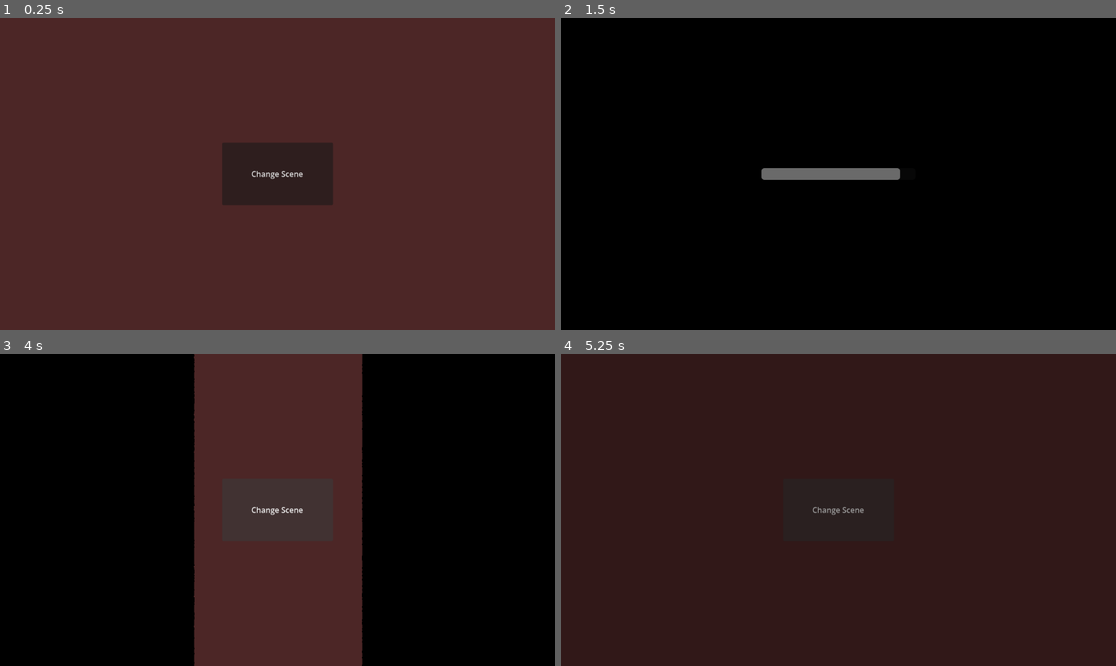
Above: before the commit, frames 1-4 (two rows, left to right).
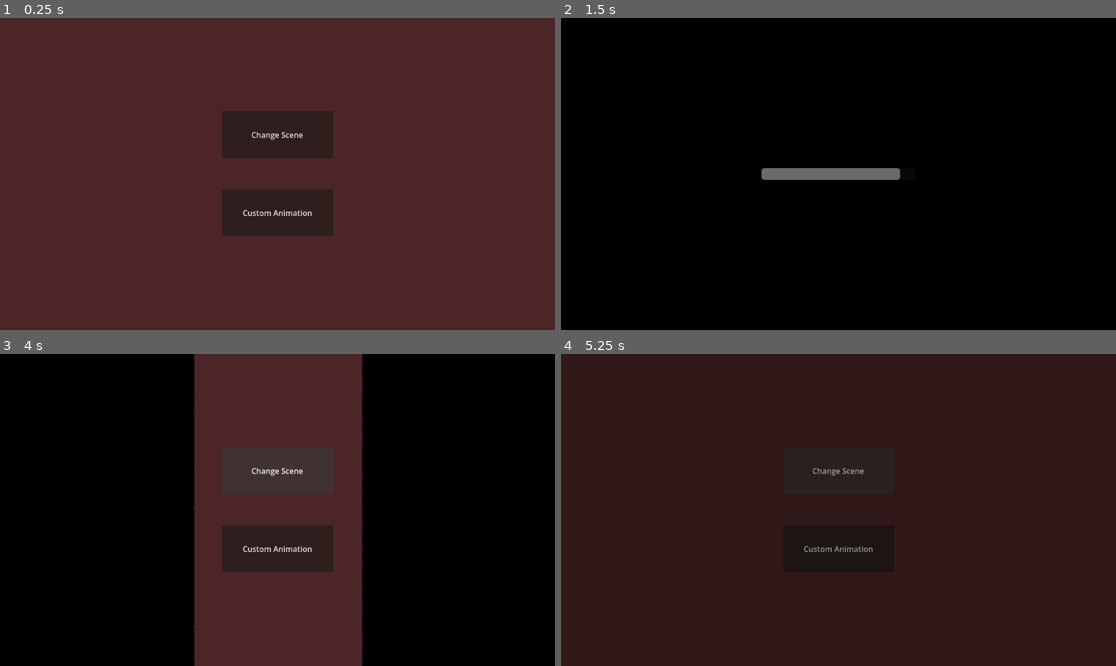
Above: after the commit, the same moments.

Repository: glass-brick/Scene-Manager
Game: Godot game, scene res://demo/test.tscn
Two runs of this game, one before a commit and one after it. Both use one fixed random seed, a clock stepped at 60 frames per second and the inputs below.
Inputs (mouse positions are in pixels of both pictures, inside the frame that each line leads up to):
- Up to frame 1 (0.25 s): no input
- Up to frame 2 (1.5 s): click "Change Scene" at 0.5 s; click (838, 211) at 1.25 s, where only the run after the commit has a clickable "Custom Animation"
- Up to frame 3 (4 s): click "Change Scene" at 2 s; click "Change Scene" at 2.75 s; click "Change Scene" at 3.5 s
- Up to frame 4 (5.25 s): click (838, 547) at 4.25 s, where only the run after the commit has a clickable "Custom Animation"; click "Change Scene" at 5 s

The runs differ from the first frame. In frame 1, 5.8% of the frame differs, in the area x 40-60%, y 30-70%; in frame 2, nothing differs; in frame 3, 2.2%; in frame 4, 0.3%.

Commit message:
demo: show off a custom animation player

Diff:
--- a/demo/_integration_driver.gd
+++ b/demo/_integration_driver.gd
@@ -6,7 +6,7 @@
 	await get_tree().process_frame
 	var failures := []
 
-	await SceneManager.change_scene("res://demo/test2.tscn", {"speed": 20, "wait_time": 0.0})
+	await SceneManager.change_scene("res://demo/test2.tscn", { "speed": 20, "wait_time": 0.0 })
 	_expect(failures, "Level2", "plain change_scene")
 
 	SceneManager.preload_scene("res://demo/test.tscn")
@@ -14,18 +14,42 @@
 	if not SceneManager.is_scene_ready("res://demo/test.tscn"):
 		failures.append("preload_scene did not mark the scene ready")
 
-	await SceneManager.change_scene("res://demo/test.tscn", {
-		"speed": 20, "wait_time": 0.0, "background_loading": true, "pattern": "squares",
-	})
+	await SceneManager.change_scene(
+		"res://demo/test.tscn",
+		{
+			"speed": 20,
+			"wait_time": 0.0,
+			"background_loading": true,
+			"pattern": "squares",
+		},
+	)
 	_expect(failures, "Level1", "background change_scene")
 
-	await SceneManager.change_scene("res://demo/test2.tscn", {
-		"speed": 20, "wait_time": 0.0, "skip_fade_out": true,
-	})
+	await SceneManager.change_scene(
+		"res://demo/test2.tscn",
+		{
+			"speed": 20,
+			"wait_time": 0.0,
+			"skip_fade_out": true,
+		},
+	)
 	_expect(failures, "Level2", "skip_fade_out change_scene")
 
-	await SceneManager.reload_scene({"speed": 20, "wait_time": 0.0})
+	await SceneManager.reload_scene({ "speed": 20, "wait_time": 0.0 })
 	_expect(failures, "Level2", "reload_scene")
+
+	SceneManager.set_animation_player("res://demo/animation_player.tscn")
+	await SceneManager.change_scene(
+		"res://demo/test.tscn",
+		{
+			"speed": 20,
+			"wait_time": 0.0,
+			"animation_name_enter": "roll",
+			"pattern_leave": "squares",
+		},
+	)
+	_expect(failures, "Level1", "custom animation change_scene")
+	SceneManager.set_animation_player(null)
 
 	if failures.is_empty():
 		print("INTEGRATION_OK")
@@ -34,6 +58,7 @@
 			print("INTEGRATION_FAIL: ", failure)
 	get_tree().quit(0 if failures.is_empty() else 1)
 
+
 func _expect(failures: Array, scene_name: String, what: String) -> void:
 	var current = get_tree().current_scene
 	if current == null:
--- /dev/null
+++ b/demo/animation_player.tscn
@@ -0,0 +1,54 @@
+[gd_scene format=3 uid="uid://b3xk1qw8mvnyf"]
+
+[sub_resource type="Animation" id="Animation_reset"]
+resource_name = "RESET"
+length = 0.001
+tracks/0/type = "value"
+tracks/0/imported = false
+tracks/0/enabled = true
+tracks/0/path = NodePath("ColorRect:rotation")
+tracks/0/interp = 1
+tracks/0/loop_wrap = true
+tracks/0/keys = {
+"times": PackedFloat32Array(0),
+"transitions": PackedFloat32Array(1),
+"update": 0,
+"values": [-1.5708]
+}
+
+[sub_resource type="Animation" id="Animation_roll"]
+resource_name = "roll"
+length = 0.5
+tracks/0/type = "value"
+tracks/0/imported = false
+tracks/0/enabled = true
+tracks/0/path = NodePath("ColorRect:rotation")
+tracks/0/interp = 2
+tracks/0/loop_wrap = true
+tracks/0/keys = {
+"times": PackedFloat32Array(0, 0.5),
+"transitions": PackedFloat32Array(1, 1),
+"update": 0,
+"values": [-1.5708, 0.0]
+}
+
+[sub_resource type="AnimationLibrary" id="AnimationLibrary_default"]
+_data = {
+"RESET": SubResource("Animation_reset"),
+"roll": SubResource("Animation_roll")
+}
+
+[node name="AnimationPlayer" type="AnimationPlayer"]
+root_node = NodePath(".")
+libraries = {
+"": SubResource("AnimationLibrary_default")
+}
+
+[node name="ColorRect" type="ColorRect" parent="."]
+anchors_preset = 15
+anchor_right = 1.0
+anchor_bottom = 1.0
+pivot_offset = Vector2(0, 0)
+rotation = -1.5708
+mouse_filter = 2
+color = Color(0.1, 0.05, 0.15, 1)
--- a/demo/test.gd
+++ b/demo/test.gd
@@ -1,21 +1,37 @@
 extends Node
+
+const CustomAnimationPlayer = preload("res://demo/animation_player.tscn")
 
 var internal_variable = 42
 
 
 func _ready():
+	SceneManager.set_animation_player(CustomAnimationPlayer)
 	$CanvasLayer/ColorRect/Button.button_down.connect(_on_button_down)
+	$CanvasLayer/ColorRect/CustomButton.button_down.connect(_on_custom_button_down)
 
 
 func _on_button_down():
 	if not SceneManager.is_transitioning:
 		SceneManager.change_scene(
-				"res://demo/test2.tscn",
-				{
-					"pattern_enter": "fade",
-					"pattern_leave": "squares",
-					"on_tree_enter": func(scene): scene.internal_variable += internal_variable,
-					"loading_screen": true,
-					"min_loading_time": 0.5,
-				},
+			"res://demo/test2.tscn",
+			{
+				"pattern_enter": "fade",
+				"pattern_leave": "squares",
+				"on_tree_enter": func(scene): scene.internal_variable += internal_variable,
+				"loading_screen": true,
+				"min_loading_time": 0.5,
+			},
 		)
+
+
+func _on_custom_button_down():
+	if not SceneManager.is_transitioning:
+		# The custom player covers the screen, the built-in shader fade reveals the new scene.
+		SceneManager.change_scene(
+			"res://demo/test2.tscn",
+			{
+				"animation_name_enter": "roll",
+				"pattern_leave": "squares",
+			},
+		)
--- a/demo/test.tscn
+++ b/demo/test.tscn
@@ -16,9 +16,19 @@
 [node name="Button" type="Button" parent="CanvasLayer/ColorRect" unique_id=1126973035]
 layout_mode = 0
 anchor_left = 0.4
-anchor_top = 0.4
+anchor_top = 0.3
 anchor_right = 0.6
-anchor_bottom = 0.6
+anchor_bottom = 0.45
 theme_override_constants/outline_size = 0
 theme_override_font_sizes/font_size = 16
 text = "Change Scene"
+
+[node name="CustomButton" type="Button" parent="CanvasLayer/ColorRect" unique_id=1126973036]
+layout_mode = 0
+anchor_left = 0.4
+anchor_top = 0.55
+anchor_right = 0.6
+anchor_bottom = 0.7
+theme_override_constants/outline_size = 0
+theme_override_font_sizes/font_size = 16
+text = "Custom Animation"
